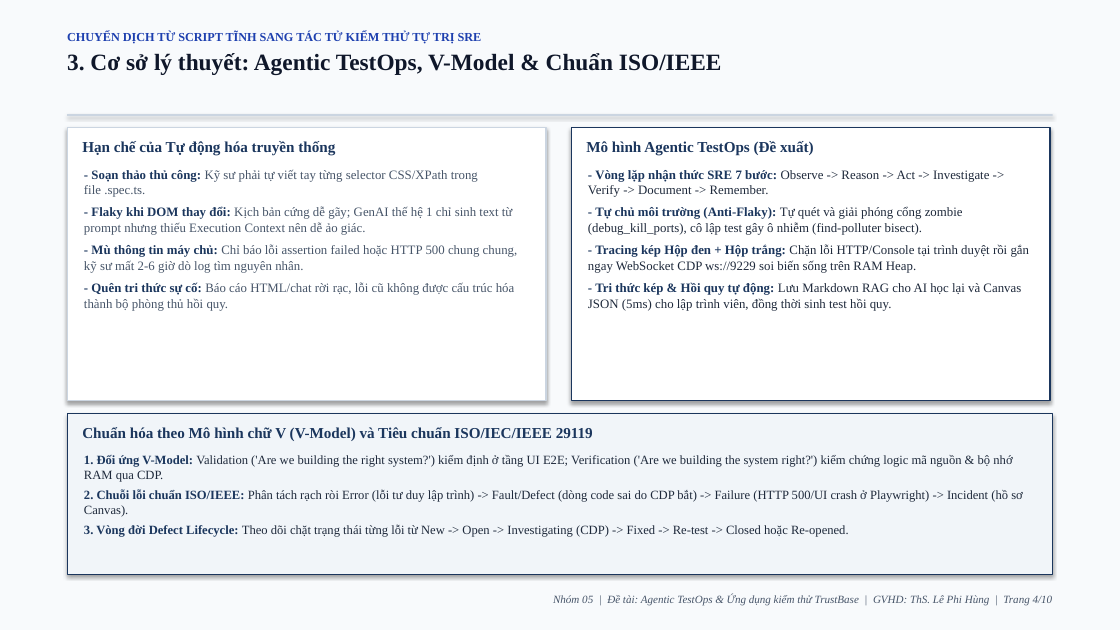
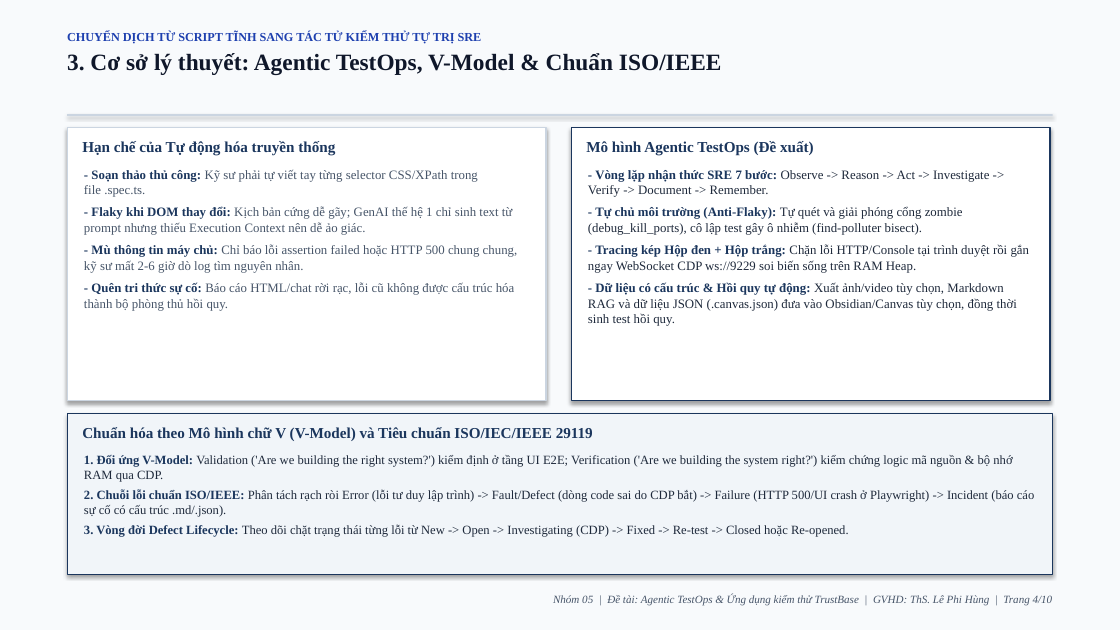
Before and after one commit to justpassingByte/agentic-test-ops, a slide deck: slide 4 of Nhom05_AgenticTestOps_ThuyetTrinh.pptx. Drawn at 1120x630 pixels with LibreOffice and Linux fonts; fonts in the diff are those of the drawing. Boxes give left, top, right and bottom in pixels: in the first picture for what was removed or moved away, otherwise in the second. Text is boxed around its words. In the diff, an @@ line names an element or a change of style, - is before the commit and + after.

```diff
--- a/Nhom05_AgenticTestOps_ThuyetTrinh.pptx
+++ b/Nhom05_AgenticTestOps_ThuyetTrinh.pptx
@@ text at bbox=[588, 282, 1017, 326]: text changed @@
-- Tri thức kép & Hồi quy tự động: Lưu Markdown RAG cho AI học lại và Canvas JSON (5ms) cho lập trình viên, đồng thời sinh test hồi quy.
+- Dữ liệu có cấu trúc & Hồi quy tự động: Xuất ảnh/video tùy chọn, Markdown RAG và dữ liệu JSON (.canvas.json) đưa vào Obsidian/Canvas tùy chọn, đồng thời sinh test hồi quy.
@@ text at bbox=[84, 489, 1034, 517]: text changed @@
-2. Chuỗi lỗi chuẩn ISO/IEEE: Phân tách rạch ròi Error (lỗi tư duy lập trình) -> Fault/Defect (dòng code sai do CDP bắt) -> Failure (HTTP 500/UI crash ở Playwright) -> Incident (hồ sơ Canvas).
+2. Chuỗi lỗi chuẩn ISO/IEEE: Phân tách rạch ròi Error (lỗi tư duy lập trình) -> Fault/Defect (dòng code sai do CDP bắt) -> Failure (HTTP 500/UI crash ở Playwright) -> Incident (báo cáo sự cố có cấu trúc .md/.json).
```
Also in this commit, not shown: 6 other slides changed, 8 other files.
